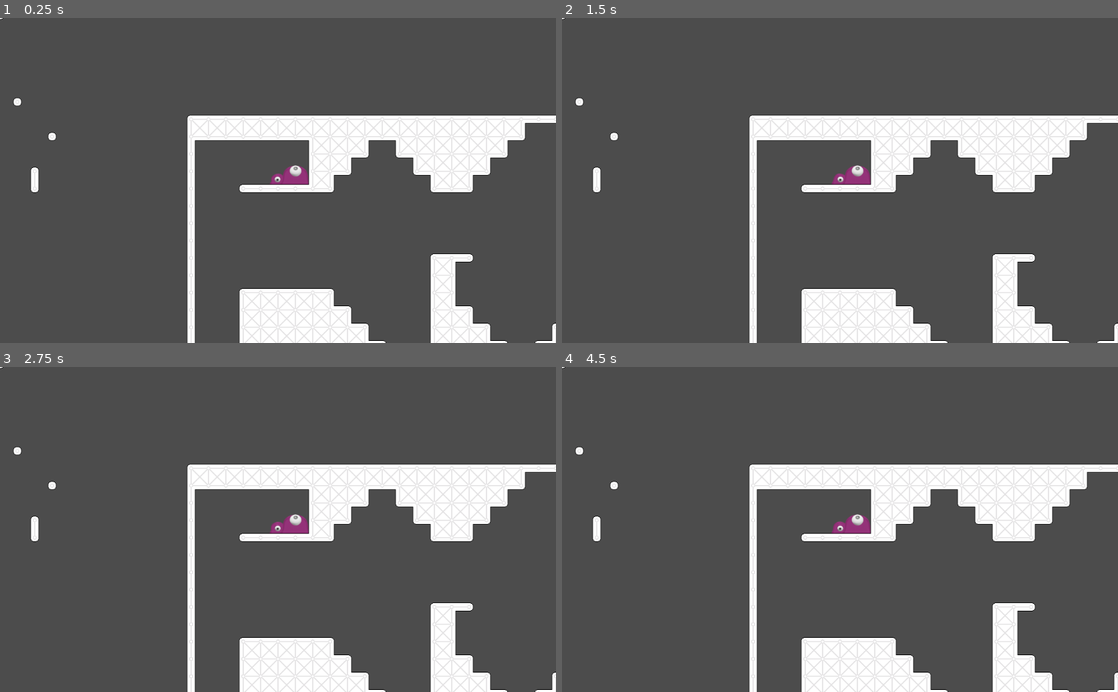
Above: before the commit, frames 1-4 (two rows, left to right).
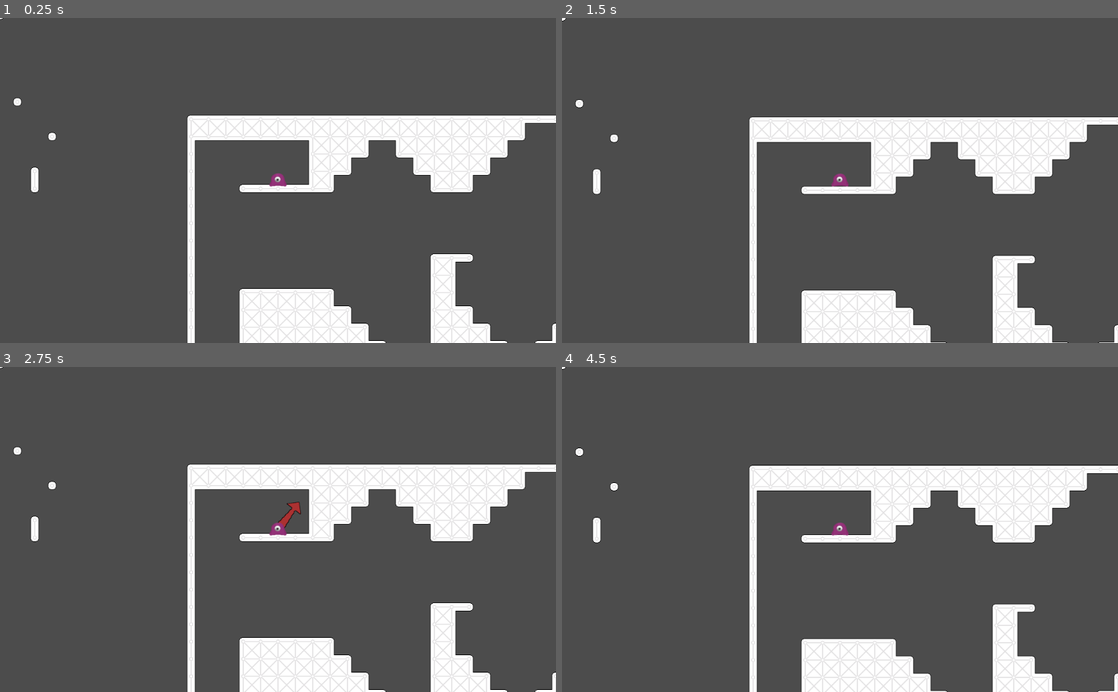
Above: after the commit, the same moments.

Repository: vinpogo/gd_Blob
Game: Godot game, scene res://World.tscn
Two runs of this game, one before a commit and one after it. Both use one fixed random seed, a clock stepped at 60 frames per second and the inputs below.
Inputs (mouse positions are in pixels of both pictures, inside the frame that each line leads up to):
- Up to frame 1 (0.25 s): no input
- Up to frame 2 (1.5 s): tap Enter at 0.5 s; move the mouse to (962, 164) at 0.52 s; press the mouse at (962, 164) at 0.53 s; tap Space at 1.25 s; move the mouse to (728, 196) at 1.27 s; release the mouse at (728, 196) at 1.28 s; click (728, 196) at 1.35 s
- Up to frame 3 (2.75 s): click (166, 545) at 1.52 s; click (166, 545) at 1.82 s; move the mouse to (333, 458) at 2.02 s; press the mouse at (333, 458) at 2.03 s
- Up to frame 4 (4.5 s): tap Enter at 2.75 s; move the mouse to (812, 594) at 2.77 s; release the mouse at (812, 594) at 2.78 s; click (812, 594) at 2.85 s; click (812, 594) at 3.02 s; click (812, 594) at 3.32 s; move the mouse to (1006, 578) at 3.52 s; press the mouse at (1006, 578) at 3.53 s; tap Space at 4.25 s; move the mouse to (673, 480) at 4.27 s; release the mouse at (673, 480) at 4.28 s; click (673, 480) at 4.35 s

The runs differ from the first frame. In frame 1, 0.3% of the frame differs, in the area x 48-56%, y 45-52%; in frame 2, 4.5%, in the area x 0-100%, y 0-100%; in frame 3, 0.4%; in frame 4, 3.2%.

Commit message:
added new animation

Diff:
--- a/objects/player/Player.gd
+++ b/objects/player/Player.gd
@@ -60,13 +60,13 @@
 		return
 	if!is_touching():
 		if jump_count == 1:
-			$AnimatedSprite.play("air-jump1")
+			$AnimatedSprite.play("jump")
 			jump_direction = get_global_mouse_position() - position
 			secondJump(jump_direction)
 			return
 
 		elif jump_count == 2:
-			$AnimatedSprite.play("air-jump2")
+			$AnimatedSprite.play("final-jump")
 			jump_direction = get_global_mouse_position() - position
 			thirdJump(jump_direction)
 			return
--- a/objects/player/Player.tscn
+++ b/objects/player/Player.tscn
@@ -10,40 +10,42 @@
 [ext_resource path="res://objects/player/idle/0007.png" type="Texture" id=8]
 [ext_resource path="res://objects/player/idle/0008.png" type="Texture" id=9]
 [ext_resource path="res://objects/player/idle/0009.png" type="Texture" id=10]
-[ext_resource path="res://objects/player/jump-spin/0001.png" type="Texture" id=11]
-[ext_resource path="res://objects/player/jump-spin/0002.png" type="Texture" id=12]
-[ext_resource path="res://objects/player/jump-spin/0003.png" type="Texture" id=13]
-[ext_resource path="res://objects/player/jump-spin/0004.png" type="Texture" id=14]
-[ext_resource path="res://objects/player/jump-spin/0005.png" type="Texture" id=15]
-[ext_resource path="res://objects/player/jump-spin/0006.png" type="Texture" id=16]
-[ext_resource path="res://objects/player/jump-spin/0007.png" type="Texture" id=17]
-[ext_resource path="res://objects/player/jump-spin/0008.png" type="Texture" id=18]
-[ext_resource path="res://objects/player/jump-spin/0009.png" type="Texture" id=19]
-[ext_resource path="res://objects/player/jump-spin/0010.png" type="Texture" id=20]
-[ext_resource path="res://objects/player/jump-spin/0011.png" type="Texture" id=21]
-[ext_resource path="res://objects/player/jump-spin/0012.png" type="Texture" id=22]
-[ext_resource path="res://objects/player/jump-spin/0013.png" type="Texture" id=23]
-[ext_resource path="res://objects/player/jump-spin/0014.png" type="Texture" id=24]
-[ext_resource path="res://objects/player/jump-spin/0015.png" type="Texture" id=25]
-[ext_resource path="res://objects/player/jump-spin/0016.png" type="Texture" id=26]
-[ext_resource path="res://objects/player/jump-spin/0017.png" type="Texture" id=27]
-[ext_resource path="res://objects/player/jump-spin/0018.png" type="Texture" id=28]
-[ext_resource path="res://objects/player/jump-spin/0019.png" type="Texture" id=29]
-[ext_resource path="res://objects/player/jump/0001.png" type="Texture" id=30]
-[ext_resource path="res://objects/player/jump/0002.png" type="Texture" id=31]
-[ext_resource path="res://objects/player/jump/0003.png" type="Texture" id=32]
-[ext_resource path="res://objects/player/jump/0004.png" type="Texture" id=33]
-[ext_resource path="res://objects/player/jump/0005.png" type="Texture" id=34]
-[ext_resource path="res://objects/player/jump/0006.png" type="Texture" id=35]
-[ext_resource path="res://objects/player/jump/0007.png" type="Texture" id=36]
-[ext_resource path="res://objects/player/jump/0008.png" type="Texture" id=37]
-[ext_resource path="res://objects/player/jump/0009.png" type="Texture" id=38]
-[ext_resource path="res://objects/player/ground-jump/0001.png" type="Texture" id=39]
-[ext_resource path="res://objects/player/ground-jump/0002.png" type="Texture" id=40]
-[ext_resource path="res://objects/player/ground-jump/0003.png" type="Texture" id=41]
-[ext_resource path="res://objects/player/ground-jump/0004.png" type="Texture" id=42]
-[ext_resource path="res://objects/player/ground-jump/0005.png" type="Texture" id=43]
-[ext_resource path="res://objects/player/ground-jump/0006.png" type="Texture" id=44]
+[ext_resource path="res://objects/player/jump/0001.png" type="Texture" id=11]
+[ext_resource path="res://objects/player/jump/0002.png" type="Texture" id=12]
+[ext_resource path="res://objects/player/jump/0003.png" type="Texture" id=13]
+[ext_resource path="res://objects/player/jump/0004.png" type="Texture" id=14]
+[ext_resource path="res://objects/player/jump/0005.png" type="Texture" id=15]
+[ext_resource path="res://objects/player/jump/0006.png" type="Texture" id=16]
+[ext_resource path="res://objects/player/jump/0007.png" type="Texture" id=17]
+[ext_resource path="res://objects/player/jump/0008.png" type="Texture" id=18]
+[ext_resource path="res://objects/player/jump/0009.png" type="Texture" id=19]
+[ext_resource path="res://objects/player/ground-jump/0001.png" type="Texture" id=20]
+[ext_resource path="res://objects/player/ground-jump/0002.png" type="Texture" id=21]
+[ext_resource path="res://objects/player/ground-jump/0003.png" type="Texture" id=22]
+[ext_resource path="res://objects/player/ground-jump/0004.png" type="Texture" id=23]
+[ext_resource path="res://objects/player/ground-jump/0005.png" type="Texture" id=24]
+[ext_resource path="res://objects/player/ground-jump/0006.png" type="Texture" id=25]
+[ext_resource path="res://objects/player/jump-spin/0001.png" type="Texture" id=26]
+[ext_resource path="res://objects/player/jump-spin/0002.png" type="Texture" id=27]
+[ext_resource path="res://objects/player/jump-spin/0003.png" type="Texture" id=28]
+[ext_resource path="res://objects/player/jump-spin/0004.png" type="Texture" id=29]
+[ext_resource path="res://objects/player/jump-spin/0005.png" type="Texture" id=30]
+[ext_resource path="res://objects/player/jump-spin/0006.png" type="Texture" id=31]
+[ext_resource path="res://objects/player/jump-spin/0007.png" type="Texture" id=32]
+[ext_resource path="res://objects/player/jump-spin/0008.png" type="Texture" id=33]
+[ext_resource path="res://objects/player/jump-spin/0009.png" type="Texture" id=34]
+[ext_resource path="res://objects/player/jump-spin/0010.png" type="Texture" id=35]
+[ext_resource path="res://objects/player/jump-spin/0011.png" type="Texture" id=36]
+[ext_resource path="res://objects/player/jump-spin/0012.png" type="Texture" id=37]
+[ext_resource path="res://objects/player/jump-spin/0013.png" type="Texture" id=38]
+[ext_resource path="res://objects/player/jump-spin/0014.png" type="Texture" id=39]
+[ext_resource path="res://objects/player/jump-spin/0015.png" type="Texture" id=40]
+[ext_resource path="res://objects/player/jump-spin/0016.png" type="Texture" id=41]
+[ext_resource path="res://objects/player/jump-spin/0017.png" type="Texture" id=42]
+[ext_resource path="res://objects/player/jump-spin/0018.png" type="Texture" id=43]
+[ext_resource path="res://objects/player/jump-spin/0019.png" type="Texture" id=44]
+[ext_resource path="res://gfx/arrow.png" type="Texture" id=45]
+[ext_resource path="res://objects/player/Arrow.gd" type="Script" id=46]
 
 [sub_resource type="CapsuleShape2D" id=1]
 radius = 10.2697
@@ -56,20 +58,20 @@
 "name": "idle",
 "speed": 20.0
 }, {
-"frames": [ ExtResource( 11 ), ExtResource( 12 ), ExtResourc …(96 unchanged characters)… ( 18 ), ExtResource( 19 ), ExtResource( 20 ), ExtResource( 21 ), ExtResource( 22 ), ExtResource( 23 ), ExtResource( 24 ), ExtResource( 25 ), ExtResource( 26 ), ExtResource( 27 ), ExtResource( 28 ), ExtResource( 29 ) ],
+"frames": [ ExtResource( 11 ), ExtResource( 12 ), ExtResourc …(96 unchanged characters)… ( 18 ), ExtResource( 19 ), ExtResource( 18 ), ExtResource( 17 ), ExtResource( 16 ), ExtResource( 15 ), ExtResource( 14 ), ExtResource( 13 ), ExtResource( 12 ) ],
 "loop": true,
-"name": "air-jump2",
-"speed": 60.0
-}, {
-"frames": [ ExtResource( 30 ), ExtResource( 31 ), ExtResource( 32 ), ExtResource( 33 ), ExtResource( 34 ), ExtResource( 35 ), ExtResource( 36 ), ExtResource( 37 ), ExtResource( 38 ), ExtResource( 37 ), ExtResource( 36 ), ExtResource( 35 ), ExtResource( 34 ), ExtResource( 33 ), ExtResource( 32 ), ExtResource( 31 ) ],
-"loop": true,
-"name": "air-jump1",
+"name": "jump",
 "speed": 20.0
 }, {
-"frames": [ ExtResource( 39 ), ExtResource( 40 ), ExtResource( 41 ), ExtResource( 42 ), ExtResource( 43 ), ExtResource( 44 ) ],
+"frames": [ ExtResource( 20 ), ExtResource( 21 ), ExtResource( 22 ), ExtResource( 23 ), ExtResource( 24 ), ExtResource( 25 ) ],
 "loop": false,
 "name": "ground-jump",
 "speed": 20.0
+}, {
+"frames": [ ExtResource( 26 ), ExtResource( 27 ), ExtResource( 28 ), ExtResource( 29 ), ExtResource( 30 ), ExtResource( 31 ), ExtResource( 32 ), ExtResource( 33 ), ExtResource( 34 ), ExtResource( 35 ), ExtResource( 36 ), ExtResource( 37 ), ExtResource( 38 ), ExtResource( 39 ), ExtResource( 40 ), ExtResource( 41 ), ExtResource( 42 ), ExtResource( 43 ), ExtResource( 44 ) ],
+"loop": true,
+"name": "final-jump",
+"speed": 40.0
 } ]
 
 [node name="RigidBody2D" type="KinematicBody2D"]
@@ -82,14 +84,15 @@
 
 [node name="AnimatedSprite" type="AnimatedSprite" parent="."]
 scale = Vector2( 0.5, 0.5 )
+z_index = 1
 frames = SubResource( 2 )
-animation = "air-jump1"
-frame = 8
+animation = "idle"
+frame = 12
 playing = true
 
 [node name="Arrow" type="Sprite" parent="."]
-texture = ExtResource( 39 )
+texture = ExtResource( 45 )
 offset = Vector2( 32, 0 )
-script = ExtResource( 40 )
+script = ExtResource( 46 )
 [connection signal="aim" from="Arrow" to="." method="_on_Arrow_aim"]
 [connection signal="jump" from="Arrow" to="." method="_on_Arrow_jump"]
Not shown: 1 places in objects/player/Player.tscn that only renumber resources
